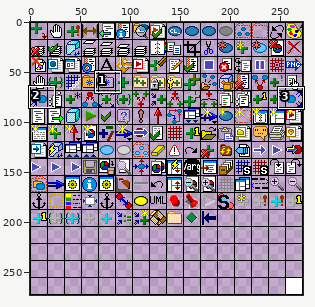
File history of a sprite sheet, Delivery/studio/bitmaps/png/icon_matrix_16.png. Above, an overview of the earlier version with the close-up marked.
Close-up. As it was:
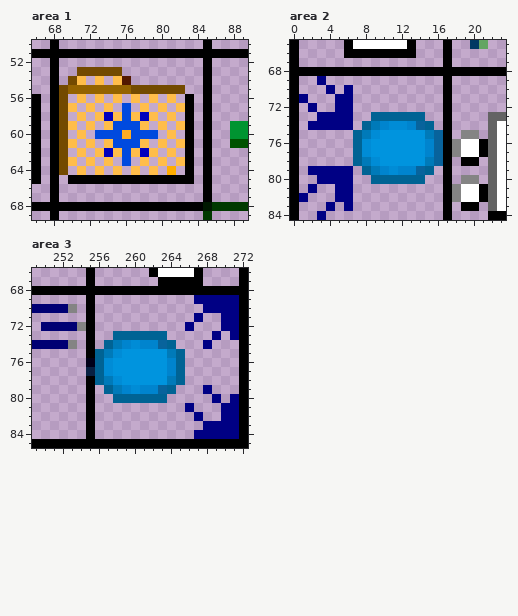
The file is 273x273 pixels. Colours within 5 levels of each other are drawn and written as one. Shown: area 1: x 66..89, y 50..69; area 2: x 0..23, y 65..84; area 3: x 249..272, y 66..85. The commit also changed other parts of the picture, which this record leaves out.
And afterwards:
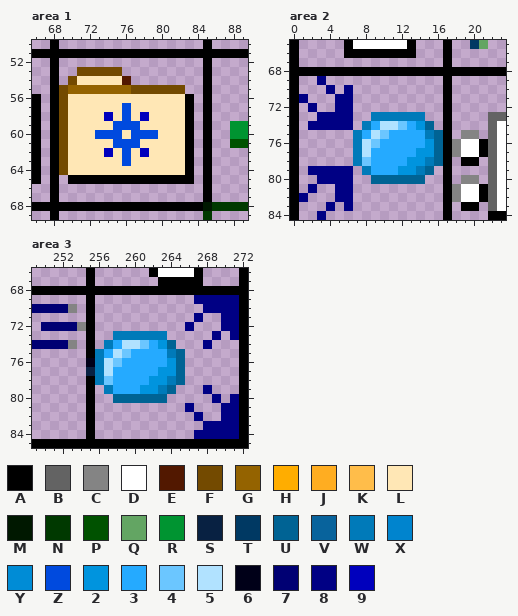
Palette (. is transparent): A #000000  B #636363  C #848484  D #ffffff  E #521800  F #734a00  G #946300  H #ffad00  J #ffad21  K #ffbd4a  L #ffe7b5  M #001800  N #003900  P #005200  Q #63a563  R #009431  S #082142  T #003963  U #006394  V #08639c  W #007ab9  X #0084ce  Y #008cd6  Z #004ade  2 #0094de  3 #25aaff  4 #6bc6ff  5 #b1e2ff  6 #000018  7 #000073  8 #000084  9 #0000bd
What changed:
--- area 1
@@ x 66..89 @@
 53 ..A..FFFFF.........A....
-54 ..A.FK.K.KE........A....
+54 ..A.FLLLLLE........A....
 55 ..AFGGGGGGGFFFFFF..A....
-56 A.AF.K.K.K.K.K.K.A.A....
-57 A.AFK.K.K.Z.K.K.KA.A....
-58 A.AF.K.K9KZK9K.K.A.A....
-59 A.AFK.K.KZZZK.K.KA.A..RR
-60 A.AF.K.ZZZJZZZ.K.A.A..RR
-61 A.AFK.K.KZZZK.K.KA.A..PP
-62 A.AF.K.K9KZK9K.K.A.A....
-63 A.AFK.K.K.Z.K.K.KA.A....
-64 A.AF.K.K.K.K.K.H.A.A....
+56 A.AFLLLLLLLLLLLLLA.A....
+57 A.AFLLLLLLZLLLLLLA.A....
+58 A.AFLLLL9LZL9LLLLA.A....
+59 A.AFLLLLLZZZLLLLLA.A..RR
+60 A.AFLLLZZZLZZZLLLA.A..RR
+61 A.AFLLLLLZZZLLLLLA.A..PP
+62 A.AFLLLL9LZL9LLLLA.A....
+63 A.AFLLLLLLZLLLLLLA.A....
+64 A.AFLLLLLLLLLLLLLA.A....
 65 A.A.AAAAAAAAAAAAAA.A....
--- area 2
@@ x 5..18 @@
 72 88..........A.
-73 88..UUUUUU..A.
-74 88.UWXYYXVU.A.
-75 ..UWY22222WVA.
-76 ..UY222222XVAC
-77 ..UY222222XVAC
-78 ..UWY22222WVA.
-79 88.UWXYXXVU.A.
+73 88..WWWWWW..A.
+74 88.W355432U.A.
+75 ..W3543333WUA.
+76 ..W54333332UAC
+77 ..W53333322UAC
+78 ..W4333322WUA.
+79 88.W33322WU.A.
 80 88..UUUUUU..A.
--- area 3
@@ x 254..266 @@
 72 CA..........8
-73 .A..UUUUUU...
-74 .A.UWXYXXVU..
-75 .AUWY22222WU.
-76 .6UY222222XU.
-77 .SUY222222XU.
-78 .AUWY22222WU.
-79 .A.UWXYXXVU..
+73 .A..WWWWWW...
+74 .A.W355432U..
+75 .AW3543333WU.
+76 .6W54333332U.
+77 .SW53333322U.
+78 .AW4333322WU.
+79 .A.W33322WU..
 80 .A..UUUUUU...
Changed places in both close-ups, as pixel boxes (x1, y1, x2, y2):
changed: (68, 76, 185, 175)
changed: (353, 112, 443, 175)
changed: (95, 331, 176, 394)
